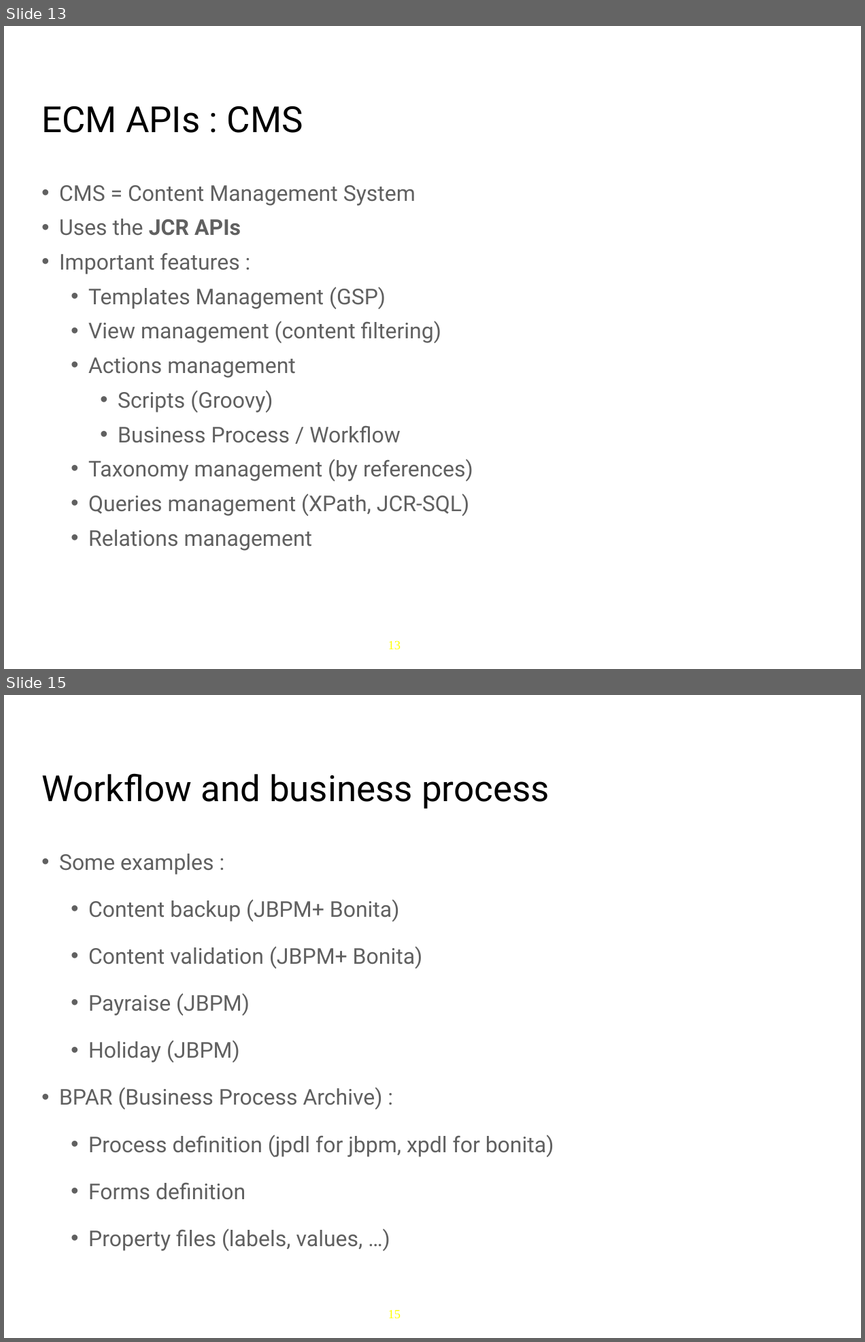
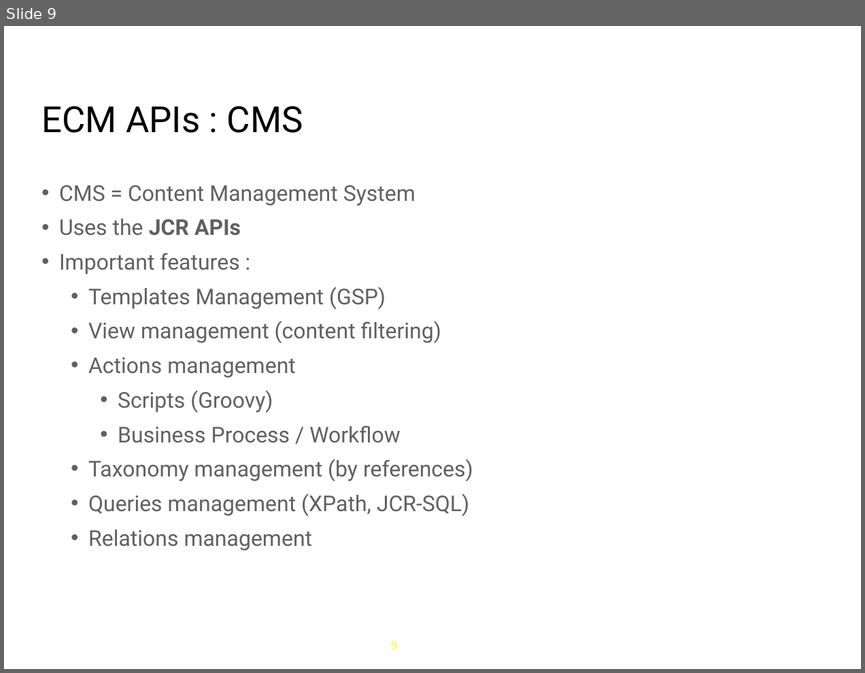
Before and after one commit to anhvurz90/training, a slide deck: slides/exo-fundamentals/en/060 ECM-Intro-XFund-en.ppt. Shown one above the other, each under a label of ours: slides 13 and 15 before the commit, slide 9 after it; the slides between them are not shown. The pictures are 865x1342 and 865x673 pixels, drawn with LibreOffice and Linux fonts; fonts in the diff are those of the drawing; background and template pictures are left out. Boxes give left, top, right and bottom in pixels: in the first picture for what was removed or moved away, otherwise in the second. Text is boxed around its words. In the diff, an @@ line names an element or a change of style, - is before the commit and + after.

```diff
--- a/slides/exo-fundamentals/en/060 ECM-Intro-XFund-en.ppt
+++ b/slides/exo-fundamentals/en/060 ECM-Intro-XFund-en.ppt
@@ slide 15 removed at [4,695,861,1338], background #FFFFFF; not listed: 1 template element that a slide beside it also shows @@
@@ title removed at [41,773,549,809] @@
-Workflow and business process
@@ text removed at [59,853,554,1251] @@
-• Some examples :
-  • Content backup (JBPM+ Bonita)
-  • Content validation (JBPM+ Bonita)
-  • Payraise (JBPM)
-  • Holiday (JBPM)
-• BPAR (Business Process Archive) :
-  • Process definition (jpdl for jbpm, xpdl for bonita)
-  • Forms definition
-  • Property files (labels, values, …)
@@ what was slide 13 is now slide 9 @@
@@ page number at [391,640,397,649]: text changed @@
-13
+9
```
Also in this commit, not shown: 7 slides changed, 43 slides added, 7 other slides removed, 1 other file.
